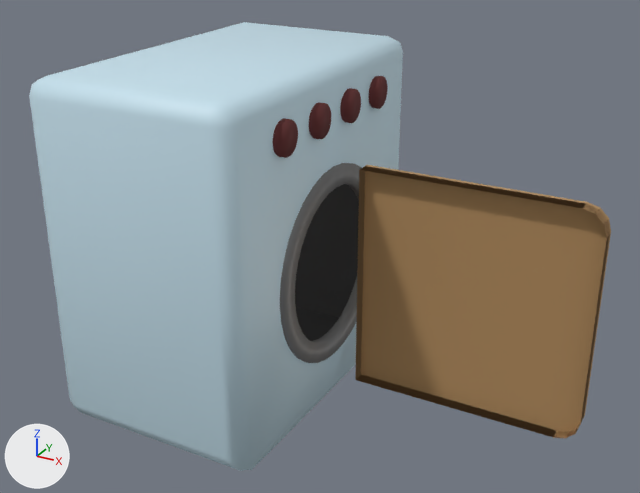
Before and after pictures for a commit that changed the Blender file ModelosBlend/pieza4Nave.blend.
Both versions are drawn from a 50 mm lens placed at (3.79, -7.03, 3.84), pointed at (0.01, -0.16, 0.41). Lighting does not change. The marker at lower left points along +X, +Y and +Z.

Script lines for the objects in view, before the commit:
```python
me_circle = bpy.data.meshes.new('Circle')
me_circle.from_pydata(...)  # 521 vertices, 312 faces; spans x -2.06..2.63, y -1.7..1.7, z -1.27..2.13
# faces by material slot: [57, 96, 5, 132, 22]
me_circle.materials.append(mat_material1)  # blue #c7e2ef
me_circle.materials.append(mat_material_3)  # grey #777777
me_circle.materials.append(mat_material2)  # grey #888888
me_circle.materials.append(mat_material4)  # brown #673231
me_circle.materials.append(mat_material_5)  # brown #b08a5c
ob_circle = bpy.data.objects.new('Circle', me_circle)
ob_circle.location = (0.0, 0.0, 0.0)
```
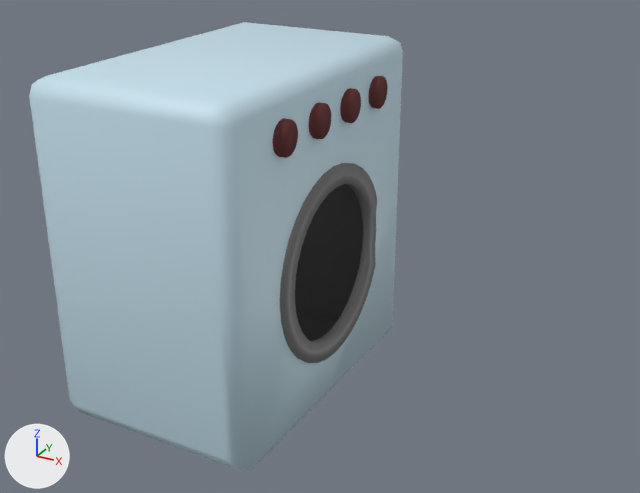
The newer file is also turned or shifted as a whole; pictures and numbers use the older file's frame.

Location of each change, [x1, y1, x2, y2] in pixels of the pictures (640 x 493 px):
'Circle', reshaped
    before: [29, 22, 611, 471]
    after: [29, 22, 403, 471]
part 1 of me_circle, deleted (brown)
    before: [355, 165, 611, 438]

The edits, one by one:
me_circle has 521 vertices, 312 faces and spans x -2.06..2.63, y -1.7..1.7, z -1.27..2.13.
me_circle is used by ob_circle; location (0.0, 0.0, 0.0).
me_circle part 1: the loose piece of 30 vertices spanning x 0.38..2.63, y -0.08..0.08, z -1.02..1.22 is deleted.
me_circle no longer uses material mat_material_5 (brown #b08a5c).
